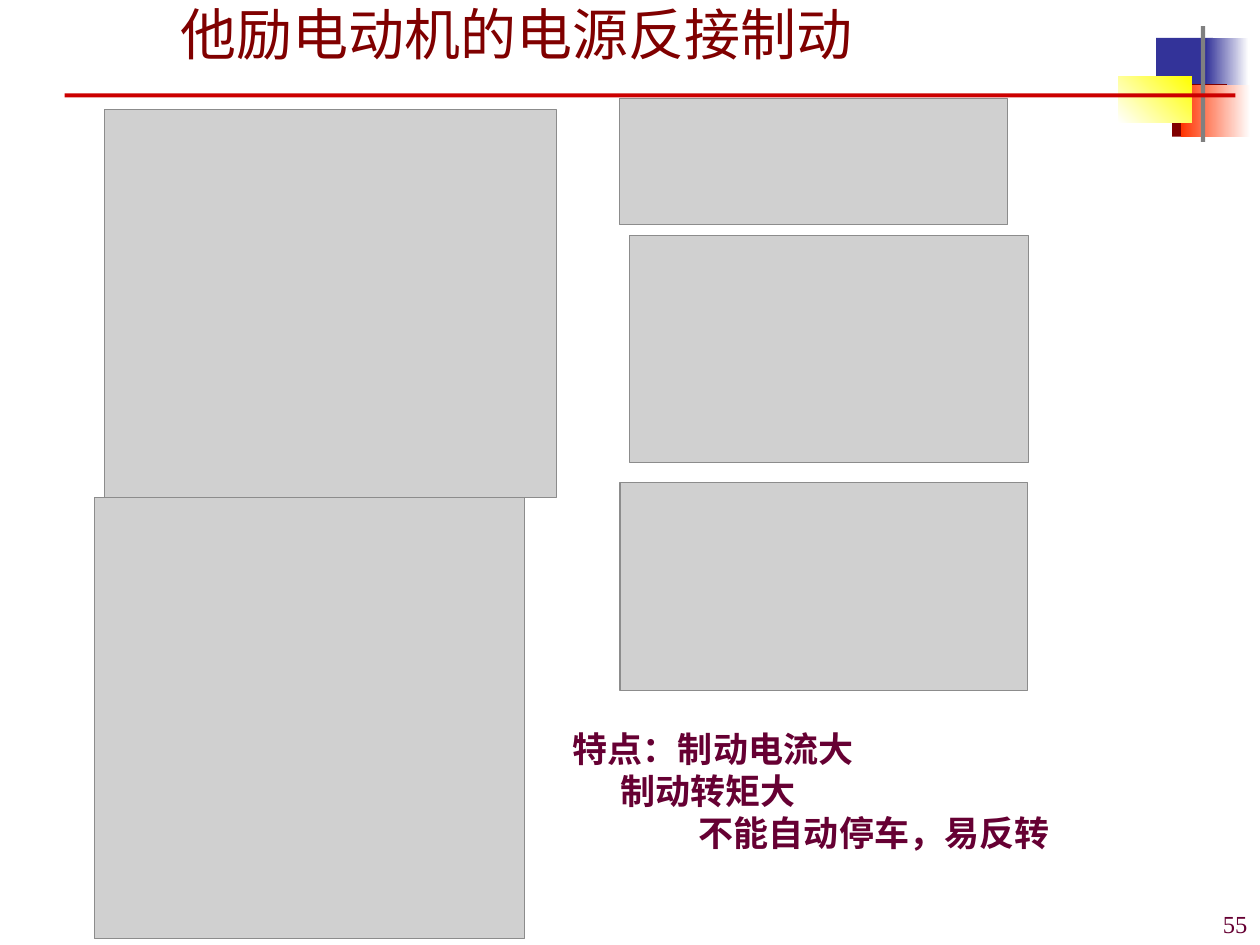
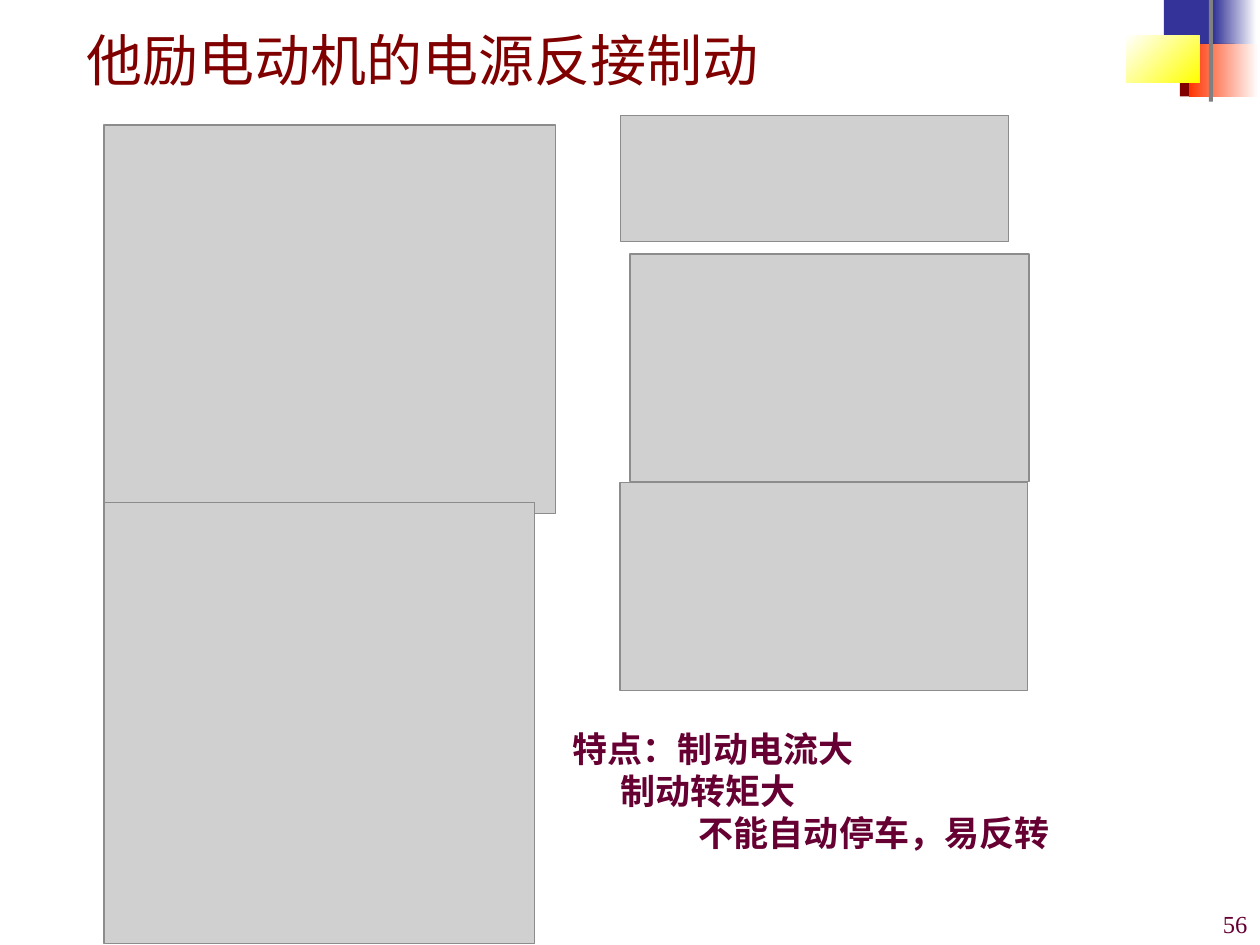
Before and after one commit to origin2007/mechatronic_transmission_control, a slide deck: slide 56 of 课件/机电传动控制3-直流电机.ppt (slide 55 before the commit). Drawn at 1260x945 pixels with LibreOffice and Linux fonts; fonts in the diff are those of the drawing; grey boxes stand for pictures; background and template pictures are left out. Boxes give left, top, right and bottom in pixels: in the first picture for what was removed or moved away, otherwise in the second. Text is boxed around its words. In the diff, an @@ line names an element or a change of style, - is before the commit and + after.

```diff
--- a/课件/机电传动控制3-直流电机.ppt
+++ b/课件/机电传动控制3-直流电机.ppt
@@ 5 rectangles: place and size @@
-5 rectangles at bbox=[1119, 26, 1249, 142]
+5 rectangles at bbox=[1126, 0, 1256, 102]
@@ rectangle at bbox=[1213, 0, 1256, 49]: fill gradient #FFFFFF to #333399 to gradient #333399 to #FFFFFF @@
@@ title "他励电动机的电源反接制动": place and size @@
-title "他励电动机的电源反接制动" at bbox=[180, 8, 852, 60]
+title "他励电动机的电源反接制动" at bbox=[87, 34, 759, 86]
@@ title "他励电动机的电源反接制动" at bbox=[87, 34, 759, 86]: font Times New Roman to Arial @@
@@ rectangle: place and size @@
-rectangle at bbox=[1181, 84, 1250, 136]
+rectangle at bbox=[1189, 44, 1259, 96]
@@ line removed from (64, 96) to (1235, 96) @@
@@ picture: place and size @@
-picture at bbox=[619, 98, 1007, 224]
+picture at bbox=[620, 115, 1008, 241]
@@ picture: place and size @@
-picture at bbox=[105, 110, 556, 498]
+picture at bbox=[105, 125, 556, 513]
@@ picture: place and size @@
-picture at bbox=[630, 236, 1029, 462]
+picture at bbox=[630, 255, 1029, 481]
@@ picture: place and size @@
-picture at bbox=[94, 498, 525, 939]
+picture at bbox=[105, 503, 536, 944]
@@ page number at bbox=[1223, 916, 1248, 934]: text changed @@
-55
+56
```
Also in this commit, not shown: 61 other slides changed, 1 slide added.
